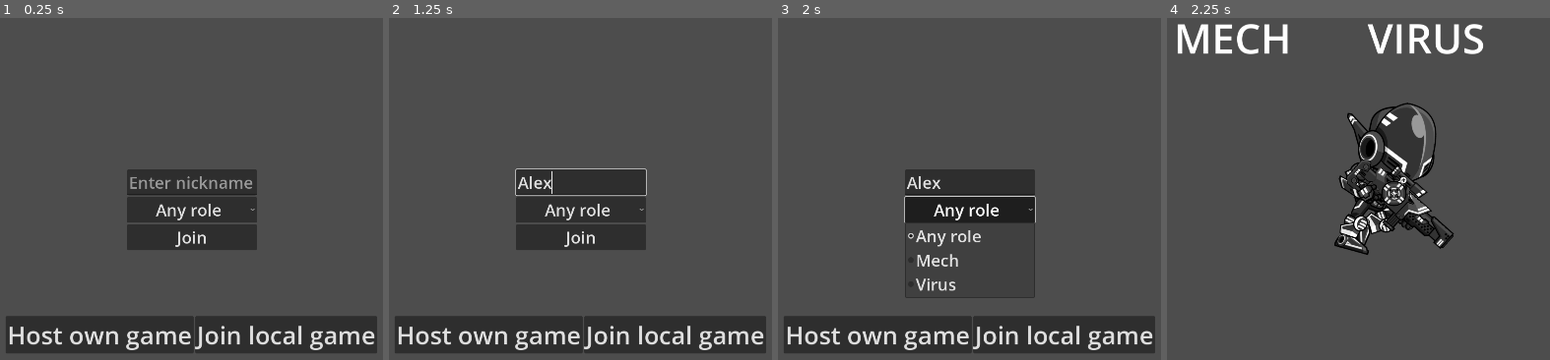
Above: before the commit, frames 1-4 (left to right).
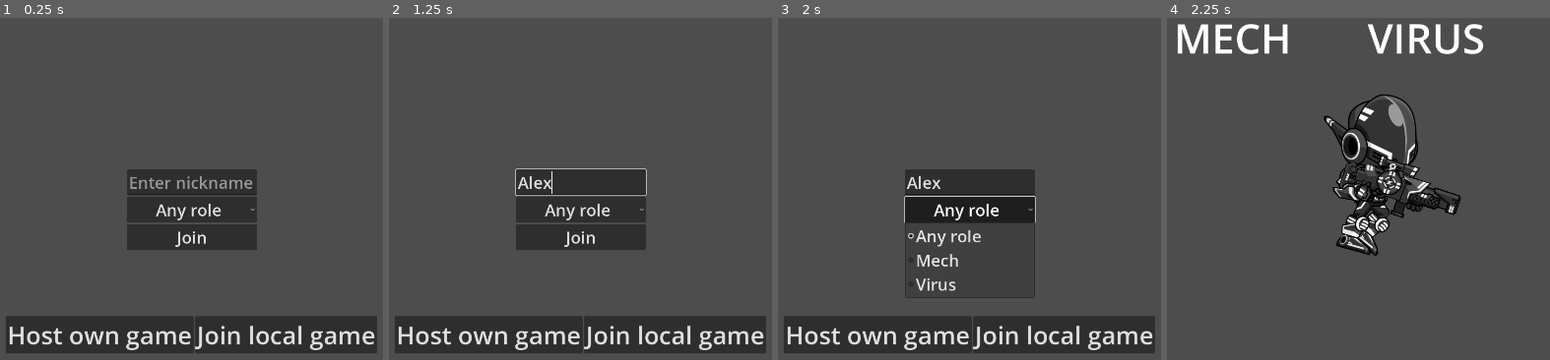
Above: after the commit, the same moments.

Repository: milana-94888u/digital-tandem
Game: Godot game, scene res://src/ui/game_lobby/game_lobby.tscn
Two runs of this game, one before a commit and one after it. Both use one fixed random seed, a clock stepped at 60 frames per second and the inputs below.
Inputs (mouse positions are in pixels of both pictures, inside the frame that each line leads up to):
- Up to frame 1 (0.25 s): no input
- Up to frame 2 (1.25 s): click (580, 182) at 0.52 s; type "Alex" at 0.6 s
- Up to frame 3 (2 s): click "Any role" at 1.25 s
- Up to frame 4 (2.25 s): click "Host own game" at 2 s

Frames 1-3 are identical in both runs. In frame 4, 7.0% of the frame differs, in the area x 40-77%, y 22-70%.
Error after the commit: Cannot call method 'clear_current' on a null value. (res://src/multiplayer/player_wrapper/player_wrapper.gd:23)

Commit message:
change mech collider

Diff:
--- a/src/mech/mech.gd
+++ b/src/mech/mech.gd
@@ -18,6 +18,9 @@
 
 @export var max_health := 100
 @export var health := 100
+
+@export var max_energy := 100
+@export var energy := 100
 
 
 enum AttackType {NONE, MEELE, SHOOT}
--- a/src/mech/mech.tscn
+++ b/src/mech/mech.tscn
@@ -234,7 +234,7 @@
 }]
 
 [sub_resource type="RectangleShape2D" id="RectangleShape2D_jkj4a"]
-size = Vector2(256, 480)
+size = Vector2(400, 480)
 
 [sub_resource type="SceneReplicationConfig" id="SceneReplicationConfig_5yi8l"]
 properties/0/path = NodePath(".:velocity")
@@ -253,17 +253,19 @@
 [node name="AnimatedSprite2D" type="AnimatedSprite2D" parent="."]
 position = Vector2(-256, -558)
 sprite_frames = SubResource("SpriteFrames_c32uc")
-animation = &"jump"
-frame_progress = 0.200411
+animation = &"walk"
 speed_scale = 2.0
 centered = false
 
 [node name="CollisionShape2D" type="CollisionShape2D" parent="."]
-position = Vector2(0, -240)
+position = Vector2(64, -240)
 shape = SubResource("RectangleShape2D_jkj4a")
 
 [node name="Camera2D" type="Camera2D" parent="."]
 zoom = Vector2(0.5, 0.5)
+
+[node name="AudioListener2D" type="AudioListener2D" parent="."]
+position = Vector2(0, -300)
 
 [node name="Networking" type="Node" parent="."]
 
--- a/src/multiplayer/player_wrapper/player_wrapper.gd
+++ b/src/multiplayer/player_wrapper/player_wrapper.gd
@@ -4,6 +4,7 @@
 
 func _ready() -> void:
 	var camera: Camera2D
+	var audio_listener := get_child(0).get_node("AudioListener2D") as AudioListener2D
 	var enabled := false
 	match get_child(0).name:
 		"Mech":
@@ -15,6 +16,11 @@
 			enabled = Server.player_info["role"] == Server.PlayerRole.VIRUS
 	if camera:
 		camera.enabled = enabled
+		if enabled:
+			audio_listener.make_current()
+			camera.make_current()
+		else:
+			audio_listener.clear_current()
 
 
 @rpc("any_peer", "call_local", "reliable")
